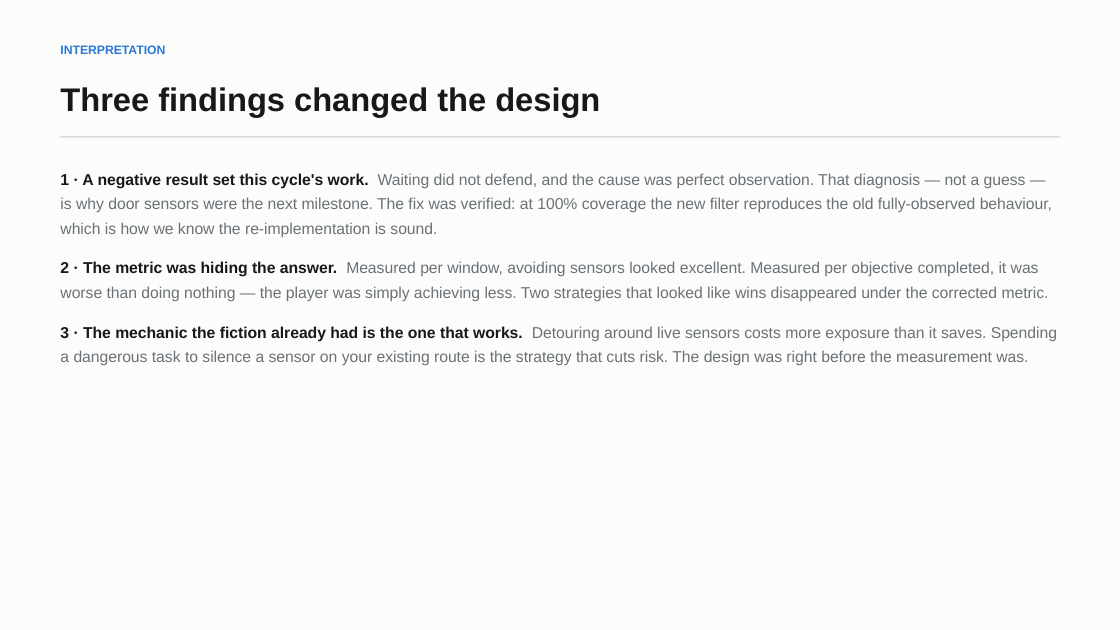
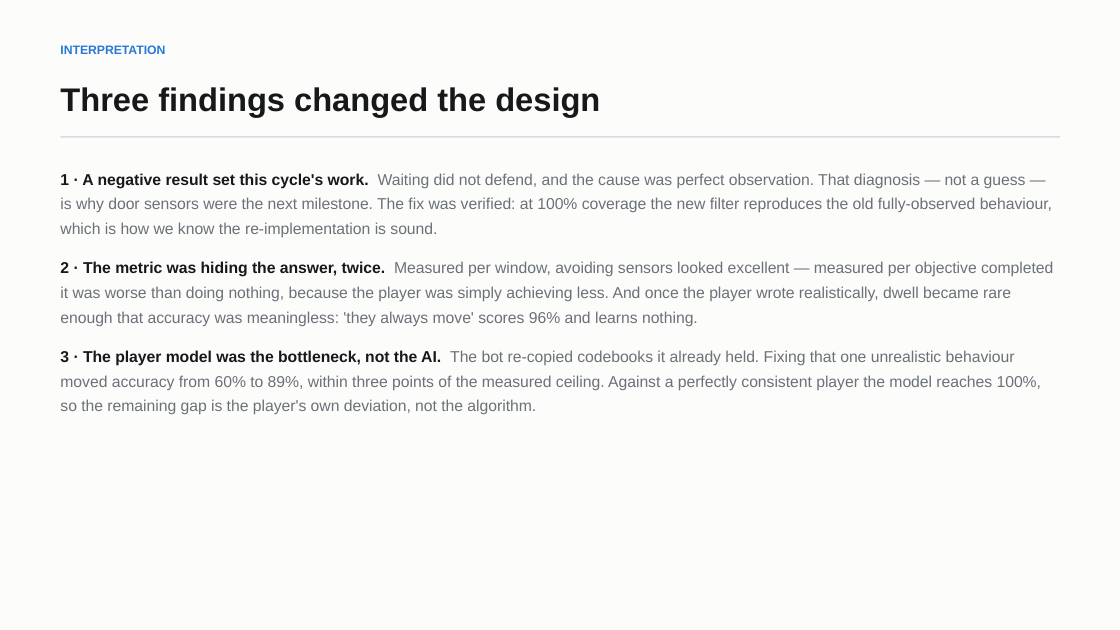
Before and after one commit to Sh1v4mKum4r/parity, a slide deck: slide 21 of docs/PARITY-review3-deck.pptx. Drawn at 1120x630 pixels with LibreOffice and Linux fonts; fonts in the diff are those of the drawing. Boxes give left, top, right and bottom in pixels: in the first picture for what was removed or moved away, otherwise in the second. Text is boxed around its words. In the diff, an @@ line names an element or a change of style, - is before the commit and + after.

Commit message:
Finalise the Review III deck, and fix three slides the rebuild had made wrong
Re-running everything with the corrected player model changed numbers that several
slides still quoted from memory. Checked all 26 by rendering them.

- E10 was reporting accuracy on an event that now happens 4% of the time, so the
  majority-class baseline scored 96% and the model looked WORSE than doing
  nothing. Replaced with recall and precision on the rare class, where the
  baseline scores 0 by construction. The model catches 17% at 26% precision --
  weak, and now labelled as the open problem rather than a win
- Tried a first-visit feature to fix it: 10% recall against 18% plain. Worse.
  Fourth explicit feature to lose to data sparsity in the context split
- Interpretation slide claimed sensor-disabling simply works; it backfires at
  full coverage. Rewritten around the two metric failures and the player-model
  bottleneck
- Limitations slide still said the 3D build did not exist and quoted 61%
  accuracy. Both stale
- Chart fixes: line labels colliding on two charts, three clipped subtitles, and
  a bar group sitting off-centre

```diff
--- a/docs/PARITY-review3-deck.pptx
+++ b/docs/PARITY-review3-deck.pptx
@@ text at (x1=60, y1=261, x2=1053, y2=415): text changed @@
-2 · The metric was hiding the answer. Measured per window, avoiding sensors looked excellent. Measured per objective completed, it was worse than doing nothing — the player was simply achieving less. Two strategies that looked like wins disappeared under the corrected metric.
-3 · The mechanic the fiction already had is the one that works. Detouring around live sensors costs more exposure than it saves. Spending a dangerous task to silence a sensor on your existing route is the strategy that cuts risk. The design was right before the measurement was.
+2 · The metric was hiding the answer, twice. Measured per window, avoiding sensors looked excellent — measured per objective completed it was worse than doing nothing, because the player was simply achieving less. And once the player wrote realistically, dwell became rare enough that accuracy was meaningless: 'they always move' scores 96% and learns nothing.
+3 · The player model was the bottleneck, not the AI. The bot re-copied codebooks it already held. Fixing that one unrealistic behaviour moved accuracy from 60% to 89%, within three points of the measured ceiling. Against a perfectly consistent player the model reaches 100%, so the remaining gap is the player's own deviation, not the algorithm.
```
Also in this commit, not shown: 3 other slides changed, 7 other files.
